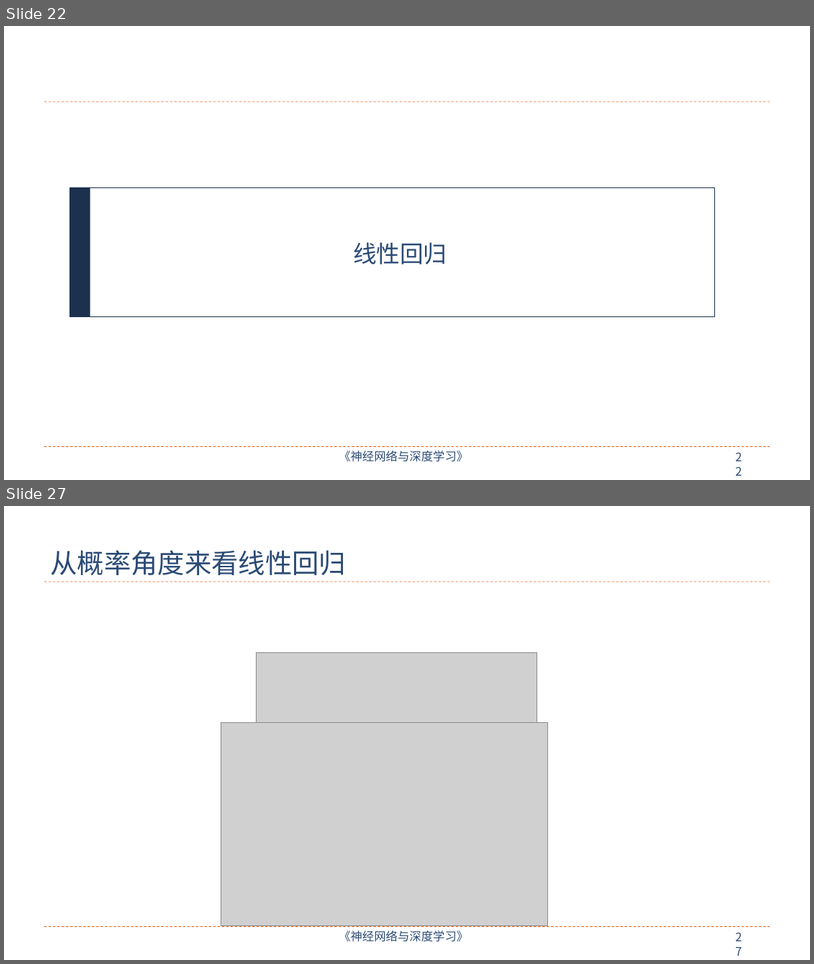
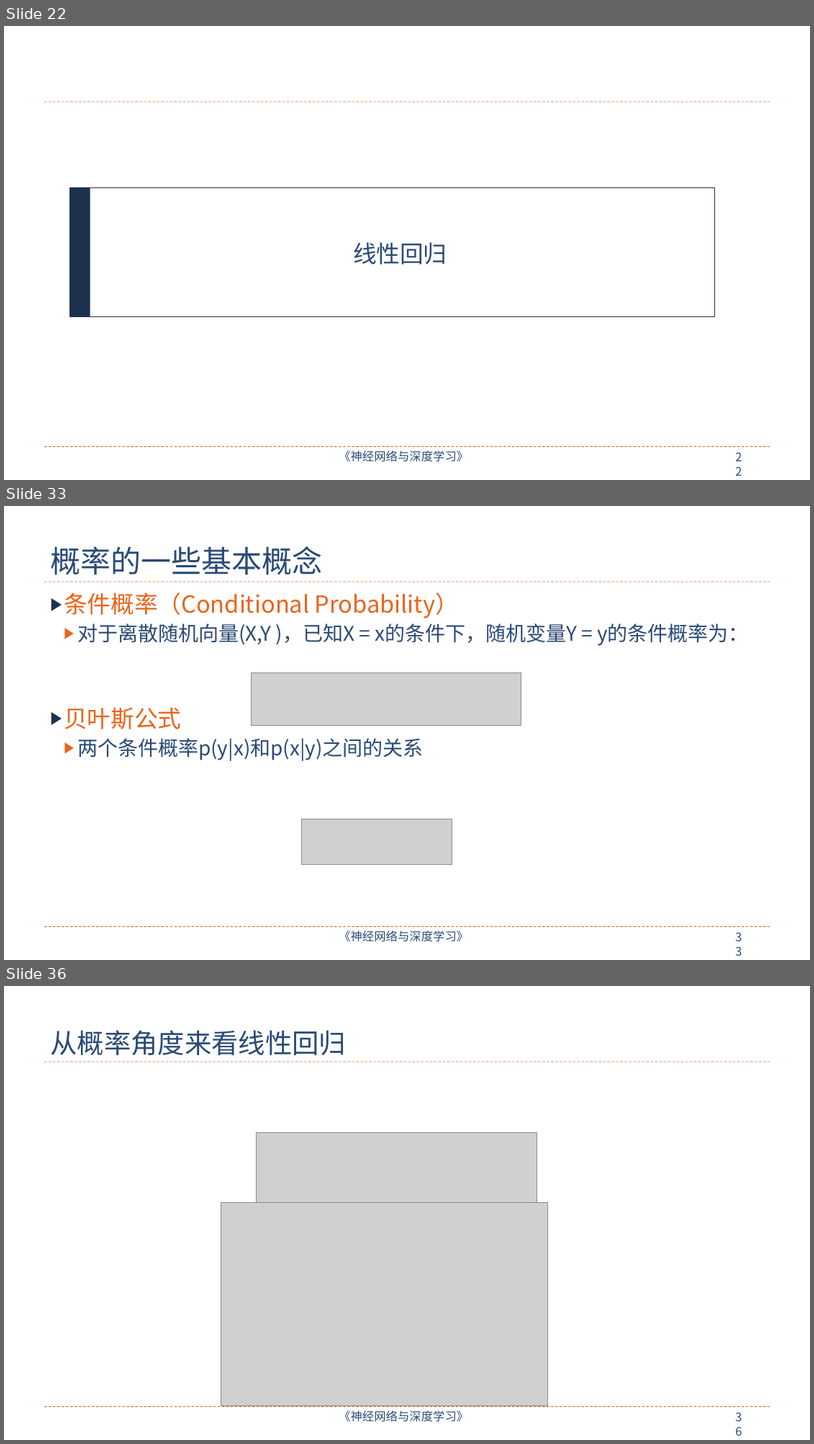
Before and after one commit to nndl/nndl.github.io, a slide deck: ppt/chap-机器学习概述.pptx. Shown one above the other, each under a label of ours: slides 22 and 27 before the commit, slides 22, 33 and 36 after it; the slides between them are not shown. The pictures are 814x964 and 814x1444 pixels, drawn with LibreOffice and Linux fonts; fonts in the diff are those of the drawing; grey boxes stand for pictures. Boxes give left, top, right and bottom in pixels: in the first picture for what was removed or moved away, otherwise in the second. Text is boxed around its words. In the diff, an @@ line names an element or a change of style, - is before the commit and + after.

```diff
--- a/ppt/chap-机器学习概述.pptx
+++ b/ppt/chap-机器学习概述.pptx
@@ slide 33 added at [4, 506, 810, 960], background #FFFFFF; not listed: 4 template elements that a slide beside it also shows @@
@@ title added at [50, 546, 322, 575], 36 pt, text #2A4A75 @@
+概率的一些基本概念
@@ text added at [64, 592, 749, 761], 24 pt, text #2A4A75 @@
+▶ 条件概率（Conditional Probability）
+  ▶ 对于离散随机向量(X,Y )，已知X = x的条件下，随机变量Y = y的条件概率为：
+▶ 贝叶斯公式
+  ▶ 两个条件概率p(y|x)和p(x|y)之间的关系
@@ picture added at [251, 672, 521, 726] @@
@@ picture added at [301, 818, 453, 864] @@
@@ what was slide 27 is now slide 36 @@
@@ page number at [730, 1407, 755, 1427]: text changed @@
-27
+36
```
Also in this commit, not shown: 25 slides changed, 12 other slides added, 2 other files.
